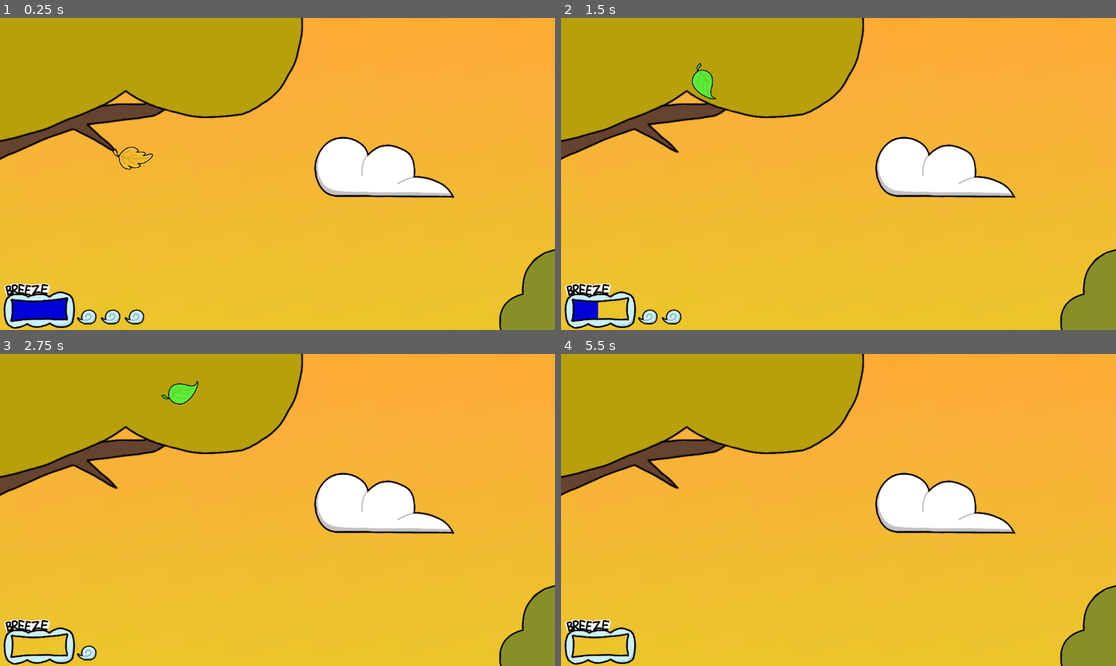
Above: before the commit, frames 1-4 (two rows, left to right).
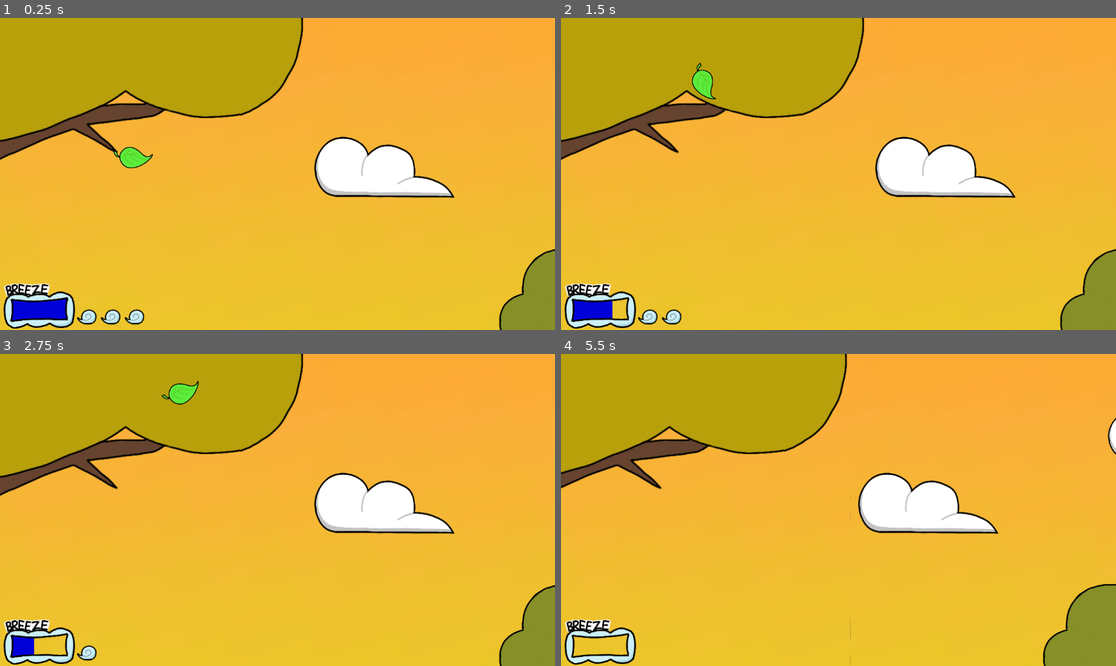
Above: after the commit, the same moments.

Repository: ewickland24/LeafGame
Game: Godot game, scene res://scenes/levels/level2.tscn
Two runs of this game, one before a commit and one after it. Both use one fixed random seed, a clock stepped at 60 frames per second and the inputs below. This scene is started directly instead of the project's main scene.
Inputs (mouse positions are in pixels of both pictures, inside the frame that each line leads up to):
- Up to frame 1 (0.25 s): no input
- Up to frame 2 (1.5 s): tap Enter (ui_accept) at 0.5, 0.77 s; move the mouse to (960, 158) at 0.52 s; hold Right (right) 0.53-1.25 s; hold Q (breeze) 0.53-1.25 s; click (960, 158) at 0.67 s; right-click (960, 158) at 0.8 s; drag from (727, 189) to (810, 236) at 1.27 s
- Up to frame 3 (2.75 s): move the mouse to (333, 441) at 2.02 s; hold Left (left) from 2.03 s (still down); hold Q (breeze) from 2.03 s (still down); right-click (333, 441) at 2.3 s
- Up to frame 4 (5.5 s): release Left (left) at 2.75 s; release Q (breeze) at 2.75 s; drag from (810, 572) to (672, 463) at 2.77 s; tap Enter (ui_accept) at 3.5, 3.77 s; move the mouse to (1005, 556) at 3.52 s; hold Right (right) 3.53-4.25 s; hold Q (breeze) 3.53-4.25 s; right-click (1005, 556) at 3.8 s; drag from (672, 463) to (755, 432) at 4.27 s; move the mouse to (866, 510) at 5.02 s; hold Right (right) from 5.03 s (still down); hold Q (breeze) from 5.03 s (still down); click (866, 510) at 5.17 s; right-click (866, 510) at 5.3 s

The runs differ from the first frame. In frame 1, 0.3% of the frame differs, in the area x 20-28%, y 41-49%; in frame 2, 0.1%; in frame 3, 0.3%; in frame 4, 6.0%, in the area x 0-100%, y 0-100%.

Commit message:
difficulty stuffs be there
huzzah

Diff:
--- a/leaf-game/scenes/daLeafCharacter.tscn
+++ b/leaf-game/scenes/daLeafCharacter.tscn
@@ -88,18 +88,18 @@
 "speed": 0.0
 }]
 
-[node name="Node2D" type="Node2D"]
+[node name="leafAndCam" type="Node2D"]
 
-[node name="CharacterBody2D" type="CharacterBody2D" parent="."]
+[node name="leafPhysics" type="CharacterBody2D" parent="."]
 scale = Vector2(0.33, 0.33)
 script = ExtResource("1_gs0hc")
 
-[node name="CollisionShape2D" type="CollisionShape2D" parent="CharacterBody2D"]
+[node name="CollisionShape2D" type="CollisionShape2D" parent="leafPhysics"]
 rotation = 1.5707964
 scale = Vector2(5, 5)
 shape = SubResource("CapsuleShape2D_1v5px")
 
-[node name="AnimatedSprite2D" type="AnimatedSprite2D" parent="CharacterBody2D/CollisionShape2D"]
+[node name="AnimatedSprite2D" type="AnimatedSprite2D" parent="leafPhysics/CollisionShape2D"]
 position = Vector2(-8.400002, 0)
 rotation = -2.1816616
 sprite_frames = SubResource("SpriteFrames_gs0hc")
--- a/leaf-game/scenes/levels/level1.tscn
+++ b/leaf-game/scenes/levels/level1.tscn
@@ -193,7 +193,7 @@
 scale = Vector2(4.1301193, 5.026601)
 texture = ExtResource("6_2r1tl")
 
-[node name="CharacterBody2D2" parent="." instance=ExtResource("4_2r1tl")]
+[node name="CharacterBody2D" parent="." instance=ExtResource("4_2r1tl")]
 position = Vector2(-4418, -633)
 
 [node name="daFloor2" type="StaticBody2D" parent="."]
--- a/leaf-game/scenes/levels/level2.tscn
+++ b/leaf-game/scenes/levels/level2.tscn
@@ -7,6 +7,7 @@
 [ext_resource type="Texture2D" uid="uid://c7b6jrgswu5uf" path="res://assets/sprites/Tree.png" id="4_ok6xr"]
 [ext_resource type="Texture2D" uid="uid://c2msdyb7m30j2" path="res://assets/sprites/Bush.png" id="5_dj4wq"]
 [ext_resource type="Texture2D" uid="uid://cqi7581wcjc05" path="res://assets/sprites/Clood.png" id="6_dj4wq"]
+[ext_resource type="Texture2D" uid="uid://y7mfcexdnijh" path="res://assets/sprites/lilguy.png" id="8_k0mew"]
 
 [sub_resource type="AtlasTexture" id="AtlasTexture_xnbtp"]
 atlas = ExtResource("2_d5djh")
@@ -160,7 +161,7 @@
 scale = Vector2(4.1301193, 5.026601)
 texture = ExtResource("6_dj4wq")
 
-[node name="CharacterBody2D4" parent="." instance=ExtResource("4_dj4wq")]
+[node name="CharacterBody2D" parent="." instance=ExtResource("4_dj4wq")]
 position = Vector2(-4418, -633)
 
 [node name="daFloor4" type="StaticBody2D" parent="."]
@@ -174,3 +175,8 @@
 [node name="CollisionShape2D" type="CollisionShape2D" parent="tree4"]
 position = Vector2(-6510.25, -6737)
 shape = SubResource("RectangleShape2D_n5xtu")
+
+[node name="Lilguy" type="Sprite2D" parent="."]
+position = Vector2(3100, 1160)
+scale = Vector2(3, 3)
+texture = ExtResource("8_k0mew")
--- a/leaf-game/scenes/levels/level3.tscn
+++ b/leaf-game/scenes/levels/level3.tscn
@@ -132,7 +132,7 @@
 scale = Vector2(3, 3)
 sprite_frames = SubResource("SpriteFrames_7eb4w")
 
-[node name="CharacterBody2D3" parent="." instance=ExtResource("4_f7rt6")]
+[node name="CharacterBody2D" parent="." instance=ExtResource("4_f7rt6")]
 position = Vector2(-4418, -633)
 
 [node name="daFloor3" type="StaticBody2D" parent="."]
--- a/leaf-game/scripts/da_leaf_character.gd
+++ b/leaf-game/scripts/da_leaf_character.gd
@@ -17,9 +17,12 @@
 var totalBreeze = 10.0
 
 var gravityTax := 2
-var rotation_speed := 2.2
 var Y_MAX_SPEED := 800
 var X_MAX_SPEED := 1200
+var loftTax := 0.03
+var maxBreeze := 0.0
+
+var rotation_speed := 2.2
 var magnitude := 0.0
 var loft : float = 0.0
 var leafFlow : float = 0.0
@@ -62,8 +65,8 @@
 	# allowing players to use breeze
 	if (Input.is_action_pressed("breeze") && totalBreeze > 0 && rotation != 0.0):
 		totalBreeze -= 0.1
-		breezeBox.scale.x = totalBreeze
-		breezeBox.position.x -= 6
+		breezeBox.scale.x = 10 * (totalBreeze/maxBreeze)
+		breezeBox.position.x -= 3.3
 		velocity.x += 3 * cos(rotation)
 		velocity.y -= 10.0 * abs(sin(rotation))
 		loft -= 0.05
@@ -75,12 +78,11 @@
 		magnitude = 0.0
 		velocity.y = min(-400, velocity.y)
 		velocity.y -= 400
-		loadingLeaf(0)
 
 	#make the player travel with less momentum the longer they look up
 	if (sign(magnitude) == -1):
 		magnitude += loft
-		loft += 0.03
+		loft += loftTax
 	else:
 		if(loft > 1):
 			loft = loft * 0.99
@@ -116,3 +118,49 @@
 func loadingLeaf(numba):
 	enviornment = numba
 	leafAnimate.play("leaf"+str(numba))
+
+	if(enviornment == 0):
+		draftNum = 3
+		totalBreeze = 20.0
+		maxBreeze = 20.0
+		gravityTax = 2
+		Y_MAX_SPEED = 800
+		X_MAX_SPEED = 1200
+		loftTax = 0.03
+	elif(enviornment == 1):
+		draftNum = 2
+		totalBreeze = 15.0
+		maxBreeze = 15.0
+		gravityTax = 2
+		Y_MAX_SPEED = 800
+		X_MAX_SPEED = 1200
+		loftTax = 0.04
+		daDrafts[2].visible = false
+	elif(enviornment == 2):
+		draftNum = 1
+		totalBreeze = 10.0
+		maxBreeze = 10.0
+		gravityTax = 2
+		Y_MAX_SPEED = 800
+		X_MAX_SPEED = 1200
+		loftTax = 0.05
+		daDrafts[2].visible = false
+		daDrafts[1].visible = false
+	elif(enviornment == 3):
+		draftNum = 0
+		totalBreeze = 5.0
+		maxBreeze = 5.0
+		gravityTax = 2
+		Y_MAX_SPEED = 800
+		X_MAX_SPEED = 1200
+		loftTax = 0.06
+		daDrafts[2].visible = false
+		daDrafts[1].visible = false
+		daDrafts[0].visible = false
+	else:
+		draftNum = 3
+		totalBreeze = 10.0
+		gravityTax = 2
+		Y_MAX_SPEED = 10000
+		X_MAX_SPEED = 10000
+		loftTax = 0.03
--- a/leaf-game/scripts/levelScript.gd
+++ b/leaf-game/scripts/levelScript.gd
@@ -1,15 +1,16 @@
 extends Node2D
-@onready var daLeaf = $CharacterBody2D
+@onready var daLeaf = $CharacterBody2D/leafPhysics
 
 
 # Called when the node enters the scene tree for the first time.
 func _ready():
+	daLeaf.loadingLeaf(GlobalLevelManager.current_level)
 	pass # Replace with function body.
 
 
 # Called every frame. 'delta' is the elapsed time since the previous frame.
 func _process(delta):
-#	if (daLeaf.position.x >= 6000):
+	if (daLeaf.position.x >= 9000):
 		print("i wins")
 		# updates the level selection menu with what is unlocked based on
 		# if you won the last level
@@ -20,5 +21,5 @@
 			return
 		get_tree().call_deferred("change_scene_to_file", level_to_load)
 
-#	if (daLeaf.is_on_floor() == true):
+	#if (daLeaf.is_on_floor() == true):
 		print("oh no!")
Binary file added: leaf-game/assets/sprites/lilguy.png
Not shown, added: leaf-game/assets/sprites/lilguy.png.import
Not shown: 1 places in leaf-game/scenes/levels/level2.tscn that only renumber resources
